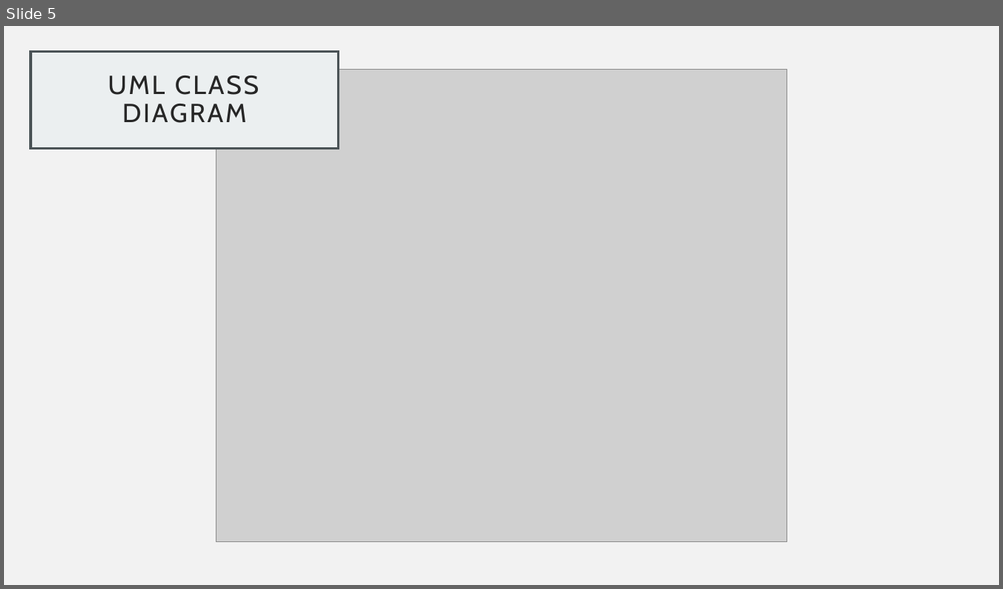
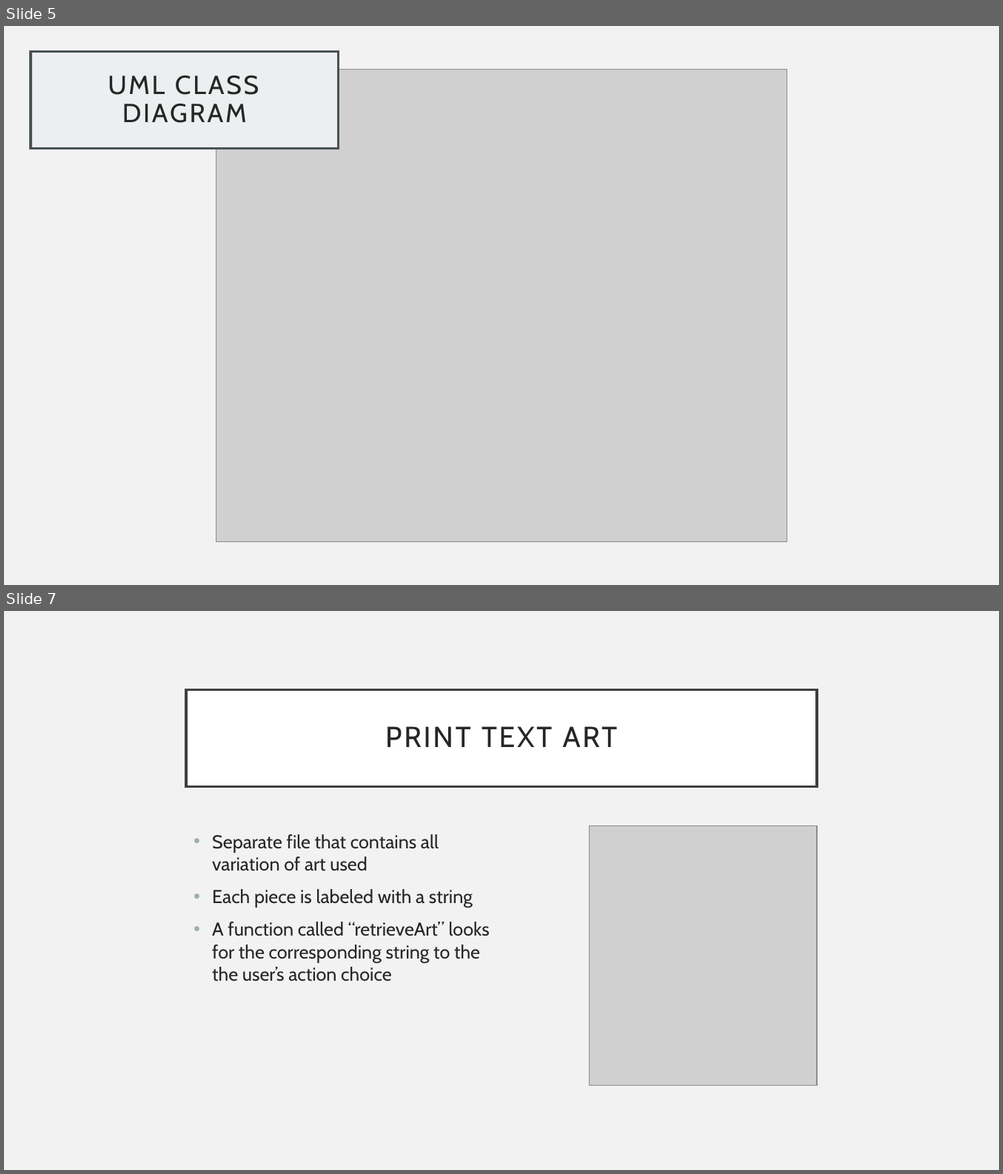
Before and after one commit to mariababs/tamagotchi, a slide deck: C++ Tamagotchi.pptx. Shown one above the other, each under a label of ours: slide 5 before the commit, slides 5 and 7 after it; the slides between them are not shown. The pictures are 1003x589 and 1003x1174 pixels, drawn with LibreOffice and Linux fonts; fonts in the diff are those of the drawing; grey boxes stand for pictures. Boxes give left, top, right and bottom in pixels: in the first picture for what was removed or moved away, otherwise in the second. Text is boxed around its words. In the diff, an @@ line names an element or a change of style, - is before the commit and + after.

```diff
--- a/C++ Tamagotchi.pptx
+++ b/C++ Tamagotchi.pptx
@@ slide 7 added at bbox=[4, 611, 999, 1170], background #F2F2F2 @@
@@ title added at bbox=[186, 689, 817, 786], fill #FFFFFF, outline #404040 2.5 pt, 28 pt, text #262626 @@
+PRINT TEXT ART
@@ picture added at bbox=[589, 826, 817, 1085] @@
@@ text added at bbox=[212, 834, 489, 982], 18 pt, text #262626 @@
+• Separate file that contains all variation of art used
+• Each piece is labeled with a string
+• A function called “retrieveArt” looks for the corresponding string to the the user’s action choice
```
Also in this commit, not shown: 4 other slides added.
